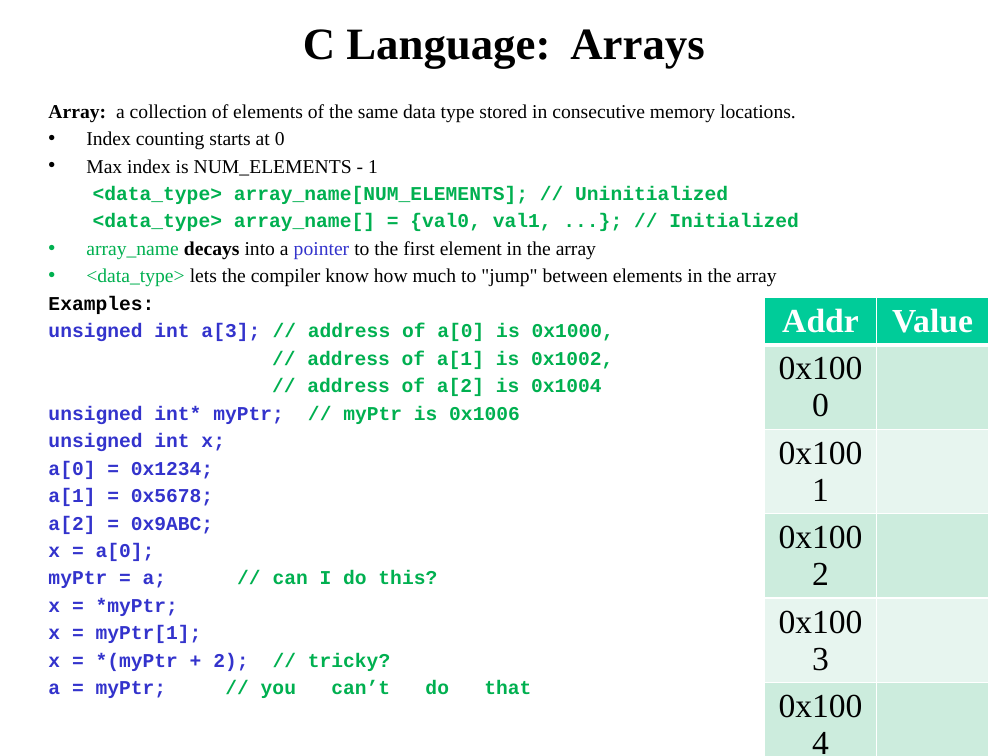
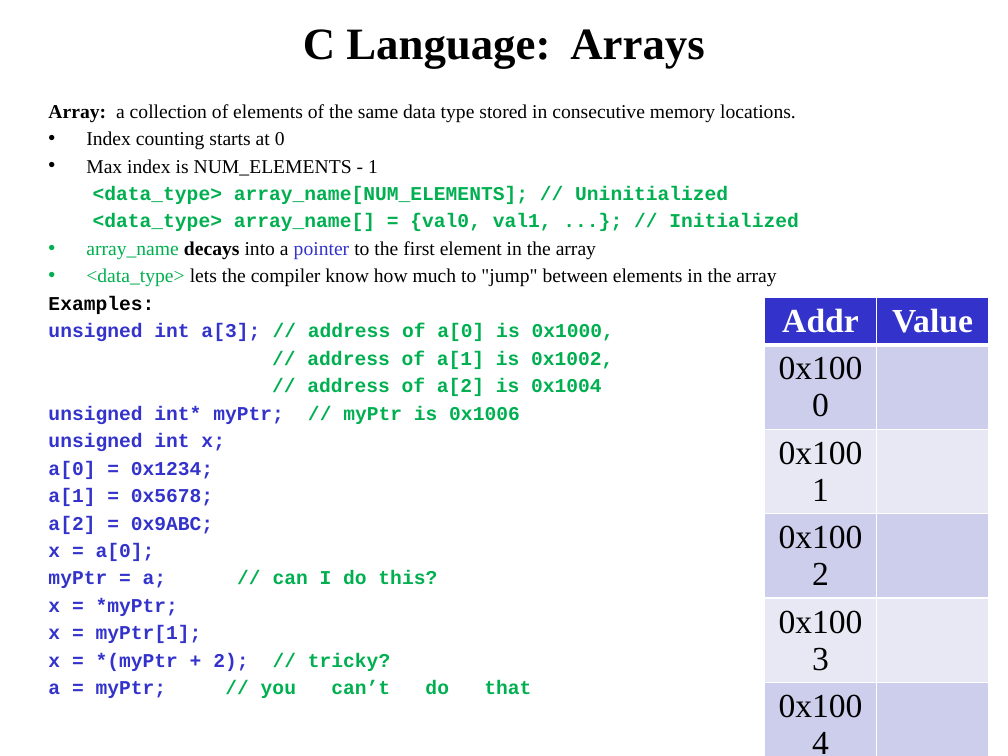
Before and after one commit to pw4rn3r/ECE382, a slide deck: slide 5 of notes/L21/Lsn21.pptx. Drawn at 1008x756 pixels with LibreOffice and Linux fonts; fonts in the diff are those of the drawing. Boxes give left, top, right and bottom in pixels: in the first picture for what was removed or moved away, otherwise in the second. Text is boxed around its words. In the diff, an @@ line names an element or a change of style, - is before the commit and + after.

```diff
--- a/notes/L21/Lsn21.pptx
+++ b/notes/L21/Lsn21.pptx
@@ table at [764,297,988,747] @@
@@ fill #00CC99 to #3333CC in row 1 @@
@@ fill #CCECDE to #CECEEC in 10 cells @@
@@ fill #E7F6EF to #E8E8F6 in 10 cells @@
```
Also in this commit, not shown: 3 other slides changed.
